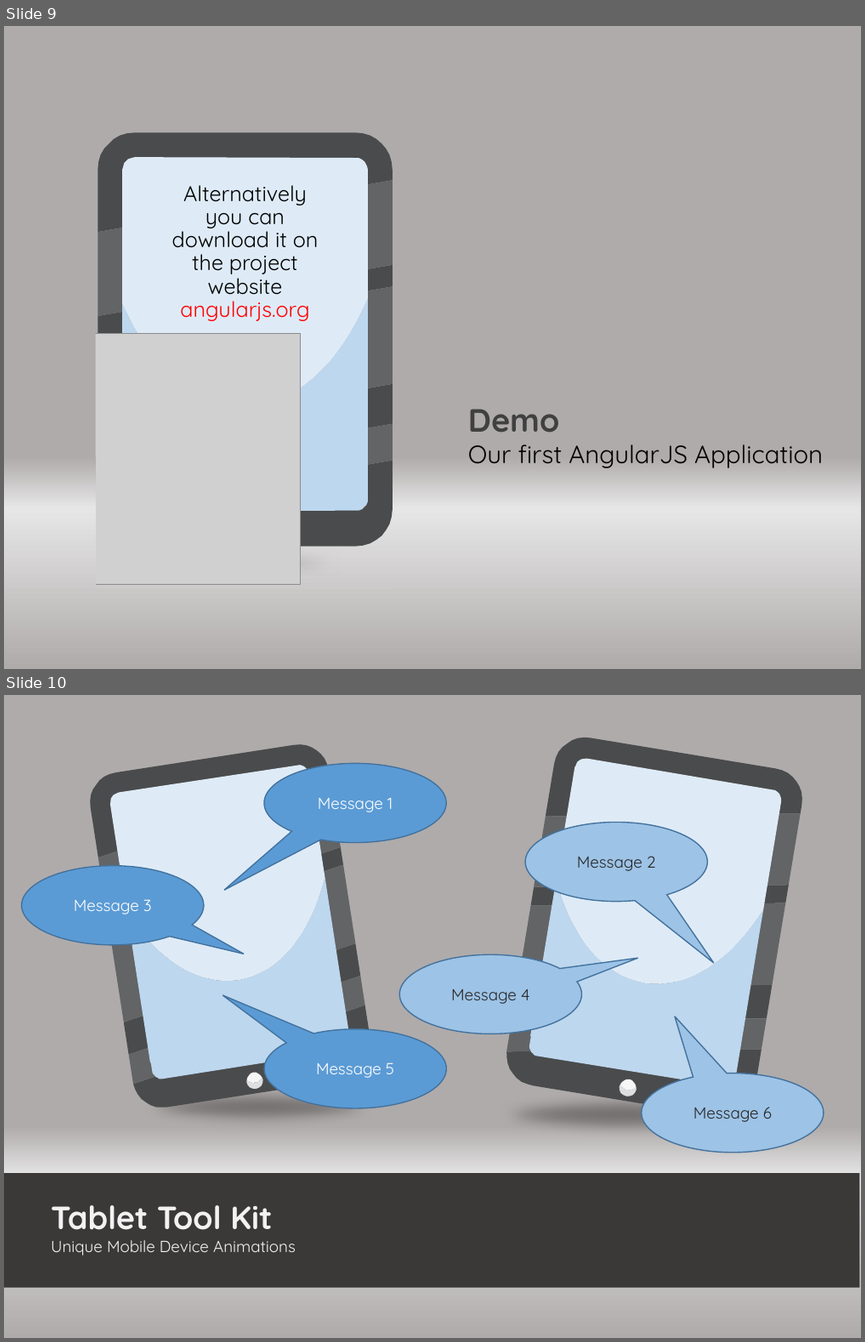
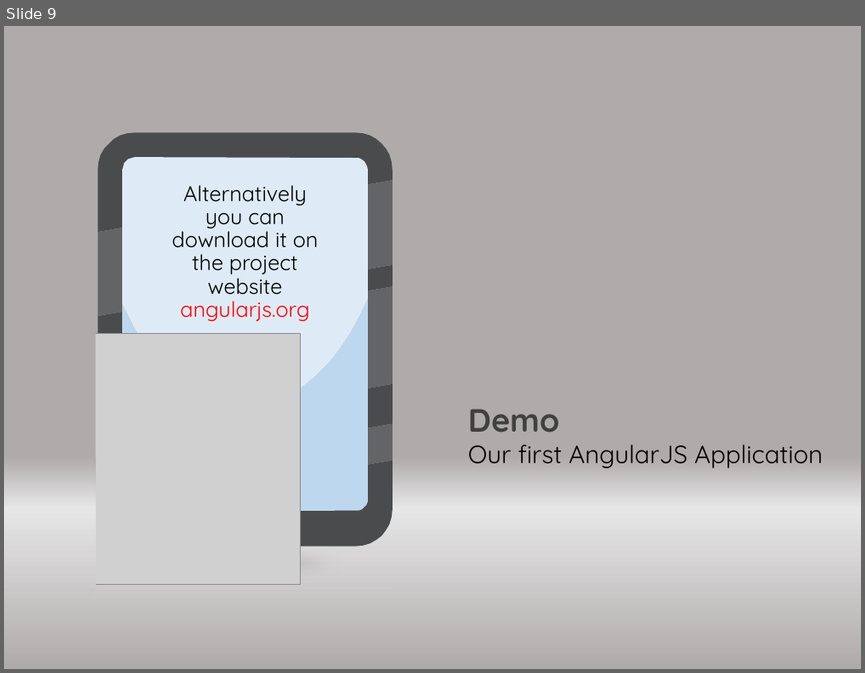
Before and after one commit to JamesBender/AngularDemos, a slide deck: Slides/AngularJSForDotNetDevelopers.pptx. Shown one above the other, each under a label of ours: slides 9 and 10 before the commit, slide 9 after it. The pictures are 865x1342 and 865x673 pixels, drawn with LibreOffice and Linux fonts; fonts in the diff are those of the drawing; grey boxes stand for pictures. Boxes give left, top, right and bottom in pixels: in the first picture for what was removed or moved away, otherwise in the second. Text is boxed around its words. In the diff, an @@ line names an element or a change of style, - is before the commit and + after.

```diff
--- a/Slides/AngularJSForDotNetDevelopers.pptx
+++ b/Slides/AngularJSForDotNetDevelopers.pptx
@@ slide 10 removed at bbox=[4, 695, 861, 1338], background gradient #AFABAB to #E7E6E6 @@
@@ group removed at bbox=[86, 740, 402, 1129]: 11 freeform shapes, 1 ellipse @@
@@ speech bubble removed at bbox=[264, 764, 446, 842] @@
-Message 1
@@ group removed at bbox=[472, 732, 807, 1138]: 11 freeform shapes, 1 ellipse @@
@@ speech bubble removed at bbox=[525, 822, 707, 901] @@
-Message 2
@@ speech bubble removed at bbox=[22, 866, 204, 944] @@
-Message 3
@@ speech bubble removed at bbox=[400, 954, 581, 1033] @@
-Message 4
@@ speech bubble removed at bbox=[264, 1029, 446, 1108] @@
-Message 5
@@ speech bubble removed at bbox=[642, 1073, 823, 1151] @@
-Message 6
@@ rectangle removed at bbox=[4, 1173, 859, 1287] @@
@@ text removed at bbox=[51, 1205, 296, 1255] @@
-Tablet Tool Kit
-Unique Mobile Device Animations
```
Also in this commit, not shown: 2 slides changed, 2 slides added, 4 other slides removed, 4 other files.
